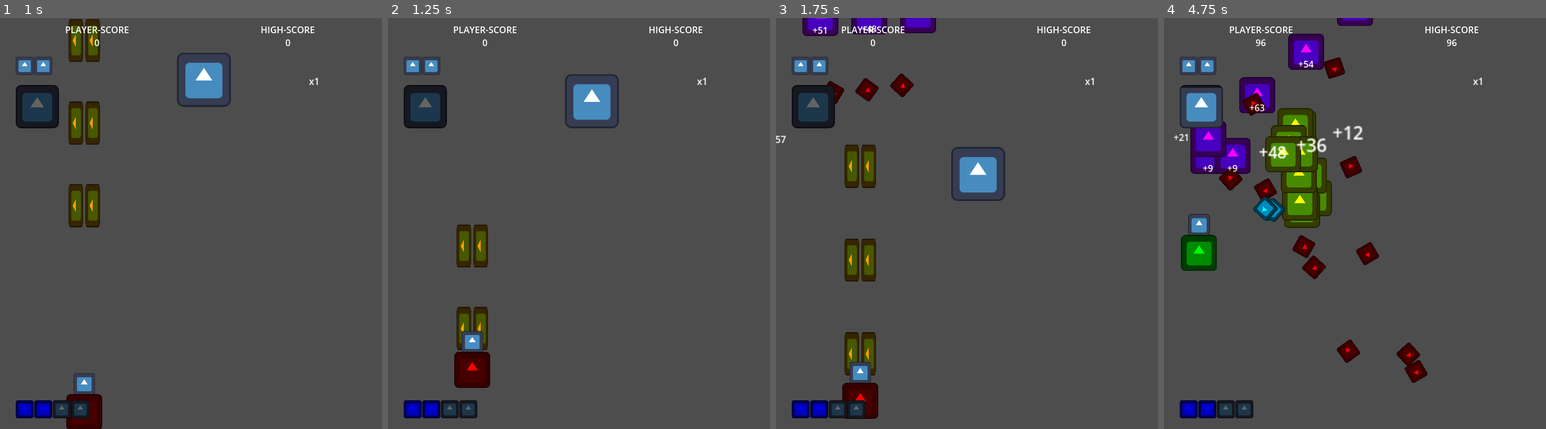
Above: before the commit, frames 1-4 (left to right).
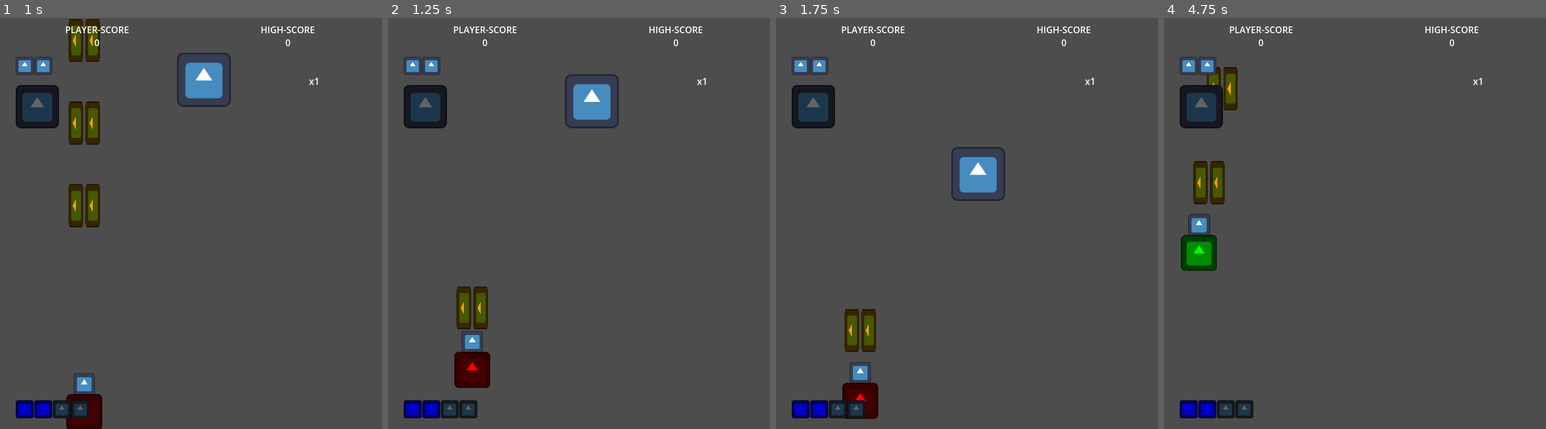
Above: after the commit, the same moments.

Repository: Zeroeth-0/Gatogun
Game: Godot game, scene res://scenes/UI/title_screen.tscn
Two runs of this game, one before a commit and one after it. Both use one fixed random seed, a clock stepped at 60 frames per second and the inputs below. The engine's default icon, where the game draws it, is replaced by a stand-in: a white triangle on a blue panel in a dark square.
Inputs:
- Up to frame 1 (1 s): tap Enter (Start) at 0.5 s; hold Right (RIGHT) from 0.53 s (still down); hold Z (A) from 0.53 s (still down); tap C (C) at 0.8 s
- Up to frame 2 (1.25 s): keep holding Right (RIGHT); keep holding Z (A)
- Up to frame 3 (1.75 s): release Right (RIGHT) at 1.28 s; release Z (A) at 1.28 s; hold Down (DOWN) from 1.28 s (still down); tap C (C) at 1.35 s; tap Z (A) at 1.55 s
- Up to frame 4 (4.75 s): release Down (DOWN) at 2.03 s; hold Right (RIGHT) 2.03-2.78 s; hold Z (A) 2.03-2.78 s; tap C (C) at 2.3 s; hold Up (UP) 2.78-3.53 s; tap X (B) at 2.85 s; tap Z (A) at 3.05, 4.55 s; hold C (C) 3.53-4.28 s; hold Left (LEFT) from 3.53 s (still down); tap Enter (Start) at 4.35 s

Frame 1 is identical in both runs. In frame 2, 1.5% of the frame differs, in the area x 17-27%, y 50-81%; in frame 3, 4.1%; in frame 4, 12%, in the area x 2-77%, y 0-89%.

Commit message:
New Enemies

Diff:
--- /dev/null
+++ b/scenes/enemies/mid/air/bommi.tscn
@@ -0,0 +1,10 @@
+[gd_scene load_steps=3 format=3 uid="uid://sc2mi3jdynyo"]
+
+[ext_resource type="PackedScene" uid="uid://cpaqrklh3fr4s" path="res://scenes/enemies/base/midEnemy.tscn" id="1_0swbs"]
+[ext_resource type="PackedScene" uid="uid://c1iu6w5j36n00" path="res://scenes/weapons/enemies/mid/3to4peatRange.tscn" id="2_qqnxy"]
+
+[node name="Enemy" instance=ExtResource("1_0swbs")]
+childDuration = 4.0
+adulthood = 12
+
+[node name="Emitter" parent="." index="4" instance=ExtResource("2_qqnxy")]
--- /dev/null
+++ b/scenes/enemies/mid/air/poppo.tscn
@@ -0,0 +1,11 @@
+[gd_scene load_steps=3 format=3 uid="uid://bxqx2fgpmsmhm"]
+
+[ext_resource type="PackedScene" uid="uid://cpaqrklh3fr4s" path="res://scenes/enemies/base/midEnemy.tscn" id="1_wbyiw"]
+[ext_resource type="PackedScene" uid="uid://drhb6hh40xmbd" path="res://scenes/weapons/enemies/mid/3peatFunnel.tscn" id="2_55wyx"]
+
+[node name="Enemy" instance=ExtResource("1_wbyiw")]
+childDuration = 2.5
+adultDuration = 7.0
+adultSpeed = 50
+
+[node name="Emitter" parent="." index="5" instance=ExtResource("2_55wyx")]
--- a/scenes/enemies/mid/midFastSlowFast.tscn
+++ /dev/null
@@ -1,11 +0,0 @@
-[gd_scene load_steps=3 format=3 uid="uid://bxqx2fgpmsmhm"]
-
-[ext_resource type="PackedScene" uid="uid://cpaqrklh3fr4s" path="res://scenes/enemies/base/midEnemy.tscn" id="1_yl1ar"]
-[ext_resource type="PackedScene" uid="uid://bm7rcpgmosj2b" path="res://scenes/weapons/enemies/mid/3peatAimed.tscn" id="2_7j237"]
-
-[node name="Enemy" instance=ExtResource("1_yl1ar")]
-childDuration = 2.5
-adultDuration = 7.0
-adultSpeed = 50
-
-[node name="Emitter" parent="." index="4" instance=ExtResource("2_7j237")]
--- a/scenes/enemies/mid/midGoStopGo.tscn
+++ /dev/null
@@ -1,10 +0,0 @@
-[gd_scene load_steps=3 format=3 uid="uid://sc2mi3jdynyo"]
-
-[ext_resource type="PackedScene" uid="uid://cpaqrklh3fr4s" path="res://scenes/enemies/base/midEnemy.tscn" id="1_cxuwa"]
-[ext_resource type="PackedScene" uid="uid://c1iu6w5j36n00" path="res://scenes/weapons/enemies/mid/3peatRangeAimed.tscn" id="2_0j4nc"]
-
-[node name="Enemy" instance=ExtResource("1_cxuwa")]
-childDuration = 4.0
-adulthood = 12
-
-[node name="Emitter" parent="." index="4" instance=ExtResource("2_0j4nc")]
--- a/scenes/enemies/popcorn/popcornComeLeave.tscn
+++ b/scenes/enemies/popcorn/air/sorro.tscn
@@ -8,6 +8,7 @@
 childSpeed = 150
 adulthood = 12
 adultDuration = 2.0
+oldAge = 8
 oldSpeed = 200
 
 [node name="Emitter" parent="." index="4" instance=ExtResource("2_xihgw")]
--- /dev/null
+++ b/scenes/enemies/popcorn/air/sorro_l.tscn
@@ -0,0 +1,14 @@
+[gd_scene load_steps=3 format=3 uid="uid://d3wmttwclkdt1"]
+
+[ext_resource type="PackedScene" uid="uid://45jy2ekapnll" path="res://scenes/enemies/base/enemy.tscn" id="1_ub505"]
+[ext_resource type="PackedScene" uid="uid://bt5gwutxmj013" path="res://scenes/weapons/enemies/popcorn/singleAimed.tscn" id="2_j3jcj"]
+
+[node name="Enemy" instance=ExtResource("1_ub505")]
+childDuration = 2.3
+childSpeed = 150
+adulthood = 12
+adultDuration = 2.0
+oldAge = 10
+oldSpeed = 200
+
+[node name="Emitter" parent="." index="4" instance=ExtResource("2_j3jcj")]
--- /dev/null
+++ b/scenes/enemies/popcorn/air/sorro_p.tscn
@@ -0,0 +1,15 @@
+[gd_scene load_steps=3 format=3 uid="uid://caswiih003iid"]
+
+[ext_resource type="PackedScene" uid="uid://45jy2ekapnll" path="res://scenes/enemies/base/enemy.tscn" id="1_lfdny"]
+[ext_resource type="PackedScene" uid="uid://bt5gwutxmj013" path="res://scenes/weapons/enemies/popcorn/singleAimed.tscn" id="2_o26be"]
+
+[node name="Enemy" instance=ExtResource("1_lfdny")]
+childhood = 8
+childSpeed = 150
+adulthood = 8
+adultDuration = 2.0
+adultSpeed = 200
+oldAge = 8
+oldSpeed = 200
+
+[node name="Emitter" parent="." index="4" instance=ExtResource("2_o26be")]
--- a/scenes/enemies/popcorn/diagonalPopcornTank.tscn
+++ b/scenes/enemies/popcorn/tank/rikki_d.tscn
@@ -4,6 +4,7 @@
 [ext_resource type="PackedScene" uid="uid://bt5gwutxmj013" path="res://scenes/weapons/enemies/popcorn/singleAimed.tscn" id="2_brr2b"]
 
 [node name="Enemy" instance=ExtResource("1_y2hbl")]
+z_index = 2
 scrollFollow = true
 isGround = true
 childhood = 11
--- a/scenes/enemies/popcorn/straightPopcornTank.tscn
+++ b/scenes/enemies/popcorn/tank/rikki_s.tscn
@@ -4,6 +4,7 @@
 [ext_resource type="PackedScene" uid="uid://bt5gwutxmj013" path="res://scenes/weapons/enemies/popcorn/singleAimed.tscn" id="2_ppq2g"]
 
 [node name="Enemy" instance=ExtResource("1_221gf")]
+z_index = 2
 scrollFollow = true
 isGround = true
 
--- /dev/null
+++ b/scenes/enemies/popcorn/tank/sukki_d.tscn
@@ -0,0 +1,18 @@
+[gd_scene load_steps=3 format=3 uid="uid://bl51xrgbhdkps"]
+
+[ext_resource type="PackedScene" uid="uid://45jy2ekapnll" path="res://scenes/enemies/base/enemy.tscn" id="1_ap77r"]
+[ext_resource type="PackedScene" uid="uid://c5iphdw8gww7y" path="res://scenes/weapons/enemies/popcorn/doubleAimed.tscn" id="2_ibqap"]
+
+[node name="Enemy" instance=ExtResource("1_ap77r")]
+z_index = 2
+scale = Vector2(1.2, 1.2)
+scrollFollow = true
+isGround = true
+childhood = 11
+adulthood = 11
+oldAge = 11
+
+[node name="Sprite2D" parent="." index="0"]
+modulate = Color(0, 0, 1, 1)
+
+[node name="Emitter" parent="." index="5" instance=ExtResource("2_ibqap")]
--- /dev/null
+++ b/scenes/enemies/popcorn/tank/sukki_s.tscn
@@ -0,0 +1,15 @@
+[gd_scene load_steps=3 format=3 uid="uid://clxkeo672dm54"]
+
+[ext_resource type="PackedScene" uid="uid://45jy2ekapnll" path="res://scenes/enemies/base/enemy.tscn" id="1_c8krj"]
+[ext_resource type="PackedScene" uid="uid://c5iphdw8gww7y" path="res://scenes/weapons/enemies/popcorn/doubleAimed.tscn" id="2_ixapm"]
+
+[node name="Enemy" instance=ExtResource("1_c8krj")]
+z_index = 2
+scale = Vector2(1.2, 1.2)
+scrollFollow = true
+isGround = true
+
+[node name="Sprite2D" parent="." index="0"]
+modulate = Color(0, 0, 1, 1)
+
+[node name="Emitter" parent="." index="5" instance=ExtResource("2_ixapm")]
--- a/scenes/levels/world.tscn
+++ b/scenes/levels/world.tscn
@@ -2,16 +2,15 @@
 
 [ext_resource type="Script" uid="uid://hrxsyfgjv1kg" path="res://source/levels/level_parser.gd" id="1_btnht"]
 [ext_resource type="PackedScene" uid="uid://bw2g2t07ejkdq" path="res://scenes/levels/dead_bounds.tscn" id="3_0hlg8"]
-[ext_resource type="PackedScene" uid="uid://sc2mi3jdynyo" path="res://scenes/enemies/mid/midGoStopGo.tscn" id="3_xidr1"]
+[ext_resource type="PackedScene" uid="uid://sc2mi3jdynyo" path="res://scenes/enemies/mid/air/bommi.tscn" id="3_xidr1"]
 [ext_resource type="PackedScene" uid="uid://cgts6rg8xrau" path="res://scenes/levels/playzone.tscn" id="4_hkylk"]
 [ext_resource type="PackedScene" uid="uid://4y26tmtqbxdx" path="res://scenes/levels/ground.tscn" id="5_sf1u2"]
 [ext_resource type="PackedScene" uid="uid://duam5mtyrxv5l" path="res://scenes/UI/hud.tscn" id="7_dp8al"]
-[ext_resource type="PackedScene" uid="uid://bbrlpm3jwipc3" path="res://scenes/enemies/popcorn/popcornComeLeave.tscn" id="12_de0io"]
+[ext_resource type="PackedScene" uid="uid://bbrlpm3jwipc3" path="res://scenes/enemies/popcorn/air/sorro.tscn" id="12_de0io"]
 [ext_resource type="PackedScene" uid="uid://dog0k55xaa2s" path="res://scenes/items/max_power_up.tscn" id="14_8c33x"]
 
 [node name="World" type="Node2D" groups=["Level"]]
 script = ExtResource("1_btnht")
-waveFile = "res://source/levels/test.txt"
 enemyScenes = Array[PackedScene]([ExtResource("12_de0io"), ExtResource("3_xidr1")])
 
 [node name="North Lane" type="Node2D" parent="."]
--- a/scenes/weapons/enemies/mid/3peatAimed.tscn
+++ /dev/null
@@ -1,10 +0,0 @@
-[gd_scene load_steps=2 format=3 uid="uid://bm7rcpgmosj2b"]
-
-[ext_resource type="PackedScene" uid="uid://cwod13co6stfe" path="res://scenes/weapons/enemies/base/emitter.tscn" id="1_vfe65"]
-
-[node name="Emitter" instance=ExtResource("1_vfe65")]
-type = 1
-dirDuration = 0.1
-aimAtPlayer = true
-parallel = true
-arms = 3
--- /dev/null
+++ b/scenes/weapons/enemies/mid/3peatFunnel.tscn
@@ -0,0 +1,16 @@
+[gd_scene load_steps=3 format=3 uid="uid://drhb6hh40xmbd"]
+
+[ext_resource type="Script" uid="uid://brhb4mwkf3rn1" path="res://source/weapons/emitter.gd" id="1_b4rjd"]
+[ext_resource type="PackedScene" uid="uid://dha3ds2h57s2b" path="res://scenes/bullets/bullet.tscn" id="2_hnpgf"]
+
+[node name="Emitter" type="Marker2D"]
+script = ExtResource("1_b4rjd")
+bulletScene = ExtResource("2_hnpgf")
+baseSpeed = 300.0
+type = 1
+dirDuration = 0.1
+aimAtPlayer = true
+parallel = true
+arms = 3
+burstCount = 3
+speedVariation = 1.1
--- a/scenes/weapons/enemies/mid/3peatRangeAimed.tscn
+++ /dev/null
@@ -1,7 +0,0 @@
-[gd_scene load_steps=2 format=3 uid="uid://c1iu6w5j36n00"]
-
-[ext_resource type="PackedScene" uid="uid://cwod13co6stfe" path="res://scenes/weapons/enemies/base/emitter.tscn" id="1_ephte"]
-
-[node name="Emitter" instance=ExtResource("1_ephte")]
-aimAtPlayer = true
-arms = 3
--- /dev/null
+++ b/scenes/weapons/enemies/mid/3to4peatRange.tscn
@@ -0,0 +1,10 @@
+[gd_scene load_steps=2 format=3 uid="uid://c1iu6w5j36n00"]
+
+[ext_resource type="PackedScene" uid="uid://cwod13co6stfe" path="res://scenes/weapons/enemies/base/emitter.tscn" id="1_yievt"]
+
+[node name="Emitter" instance=ExtResource("1_yievt")]
+aimAtPlayer = true
+arms = 3
+alterArms = 4
+burstCount = 2
+spreadAngle = 15.0
--- /dev/null
+++ b/scenes/weapons/enemies/popcorn/doubleAimed.tscn
@@ -0,0 +1,13 @@
+[gd_scene load_steps=2 format=3 uid="uid://c5iphdw8gww7y"]
+
+[ext_resource type="PackedScene" uid="uid://cwod13co6stfe" path="res://scenes/weapons/enemies/base/emitter.tscn" id="1_yop7m"]
+
+[node name="Emitter" instance=ExtResource("1_yop7m")]
+position = Vector2(1, 0)
+baseSpeed = 350.0
+type = 1
+dirDuration = 0.1
+aimAtPlayer = true
+parallel = true
+arms = 2
+warmUp = 1.5
--- /dev/null
+++ b/scenes/weapons/enemies/popcorn/doubleParallel.tscn
@@ -0,0 +1,11 @@
+[gd_scene load_steps=2 format=3 uid="uid://dtaq8qa3hmj72"]
+
+[ext_resource type="PackedScene" uid="uid://cwod13co6stfe" path="res://scenes/weapons/enemies/base/emitter.tscn" id="1_8rsoa"]
+
+[node name="Emitter" instance=ExtResource("1_8rsoa")]
+position = Vector2(1, 0)
+baseSpeed = 350.0
+aimAtPlayer = true
+parallel = true
+arms = 2
+warmUp = 1.5
--- a/utils/ScoreManager.gd
+++ b/utils/ScoreManager.gd
@@ -6,6 +6,7 @@
 const ONE: int = 1
 const ONE_POINT: float = 1.0
 const POINT_ONE: float = 0.1
+const POINT_FIVE: float = 0.5
 
 # === CONST VALS ===
 const HOT_DRAIN_RATE: float = 50.0
@@ -25,7 +26,7 @@
 var comboResetTimer: float = POINT_ONE
 var comboDrainTime: float = ZERO_POINT
 var multDrainTime: float = ZERO_POINT
-var hotDrainDelay: float = ONE_POINT
+var hotDrainDelay: float = POINT_FIVE
 
 # === CONFIGURACIÓN DE SISTEMA ===
 var hotDrainRate: float = HOT_DRAIN_RATE
